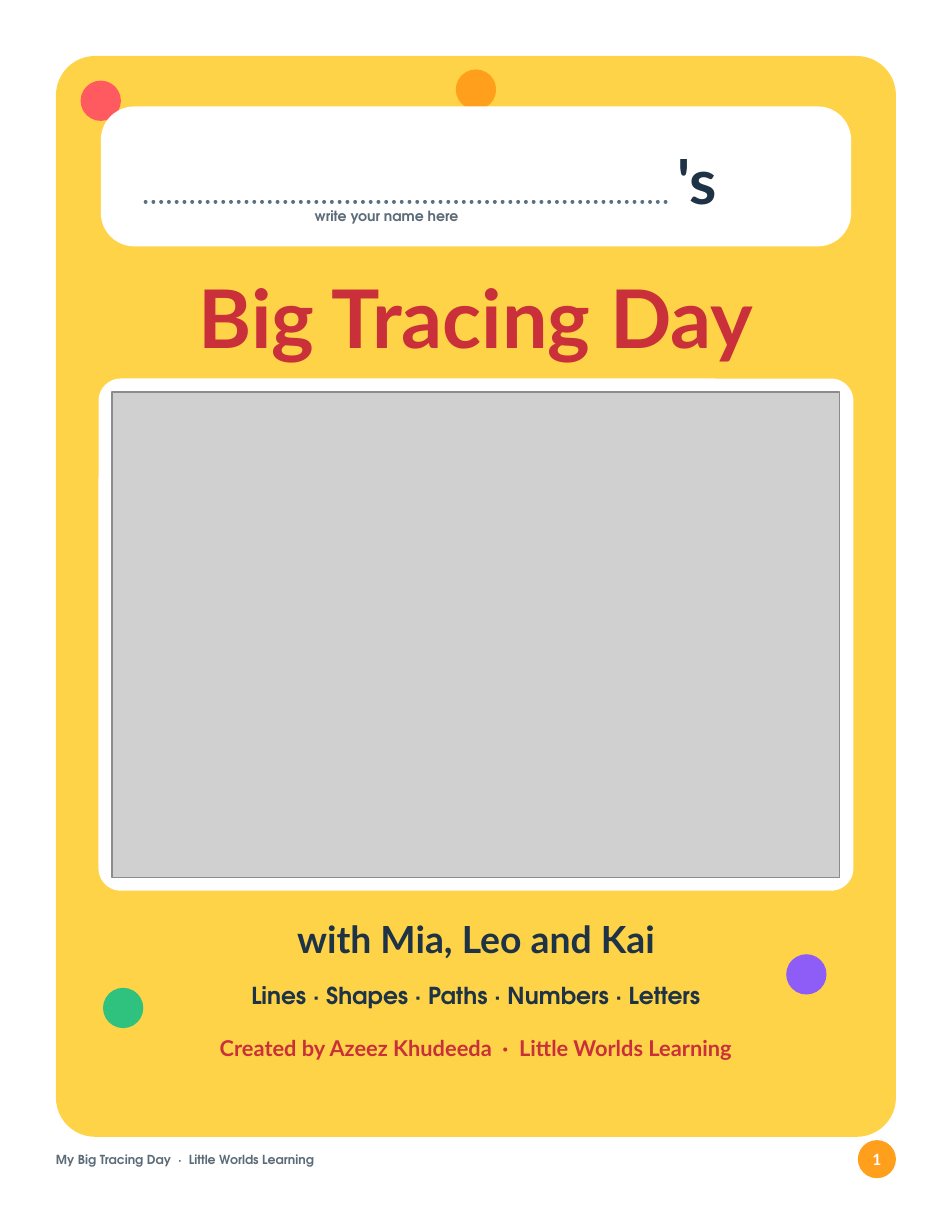
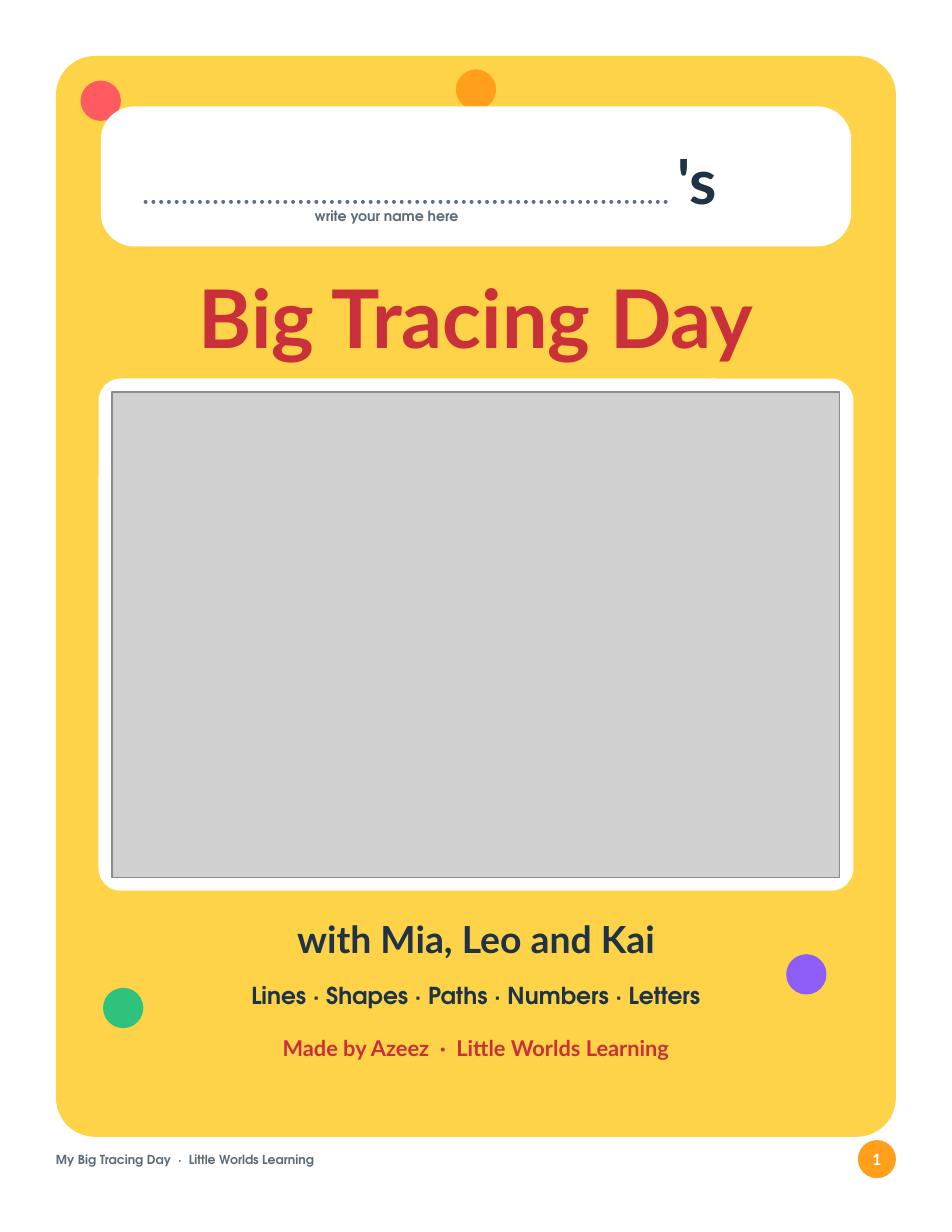
Before and after one commit to azeezbadal-cloud/my-project, a slide deck: slide 1 of baby-book/dist/Little_Worlds_My_Big_Tracing_Day/03_EDITABLE/My_Big_Tracing_Day_Editable.pptx. Drawn at 952x1232 pixels with LibreOffice and Linux fonts; fonts in the diff are those of the drawing; grey boxes stand for pictures. Boxes give left, top, right and bottom in pixels: in the first picture for what was removed or moved away, otherwise in the second. Text is boxed around its words. In the diff, an @@ line names an element or a change of style, - is before the commit and + after.

```diff
--- a/baby-book/dist/Little_Worlds_My_Big_Tracing_Day/03_EDITABLE/My_Big_Tracing_Day_Editable.pptx
+++ b/baby-book/dist/Little_Worlds_My_Big_Tracing_Day/03_EDITABLE/My_Big_Tracing_Day_Editable.pptx
@@ text at bbox=[283, 1040, 669, 1060]: text changed @@
-Created by Azeez Khudeeda · Little Worlds Learning
+Made by Azeez · Little Worlds Learning
```
Also in this commit, not shown: 24 other files.
